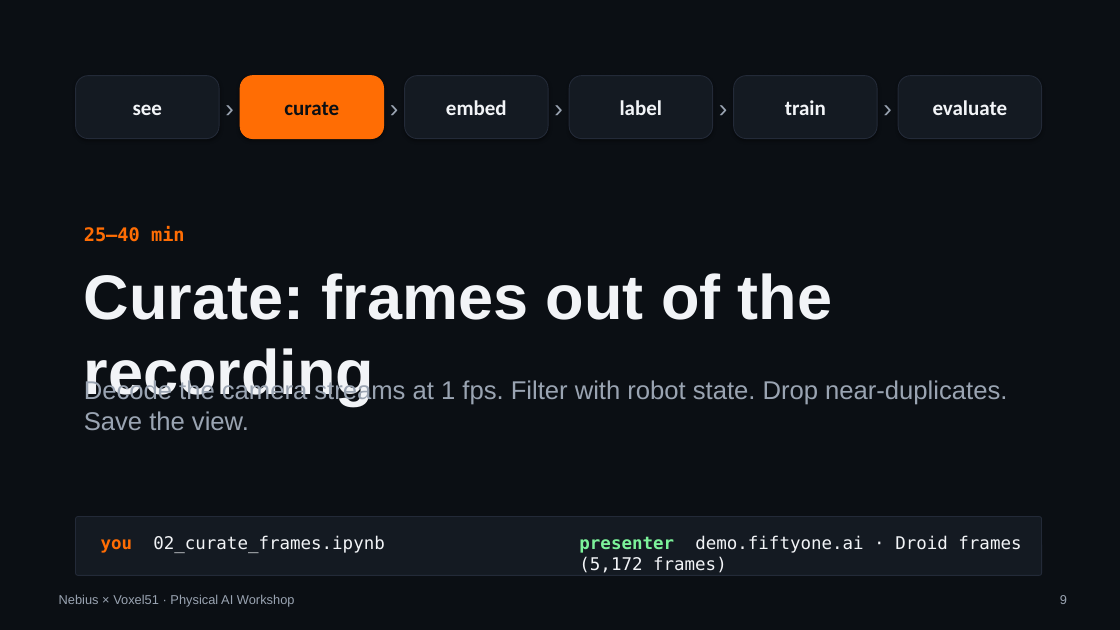
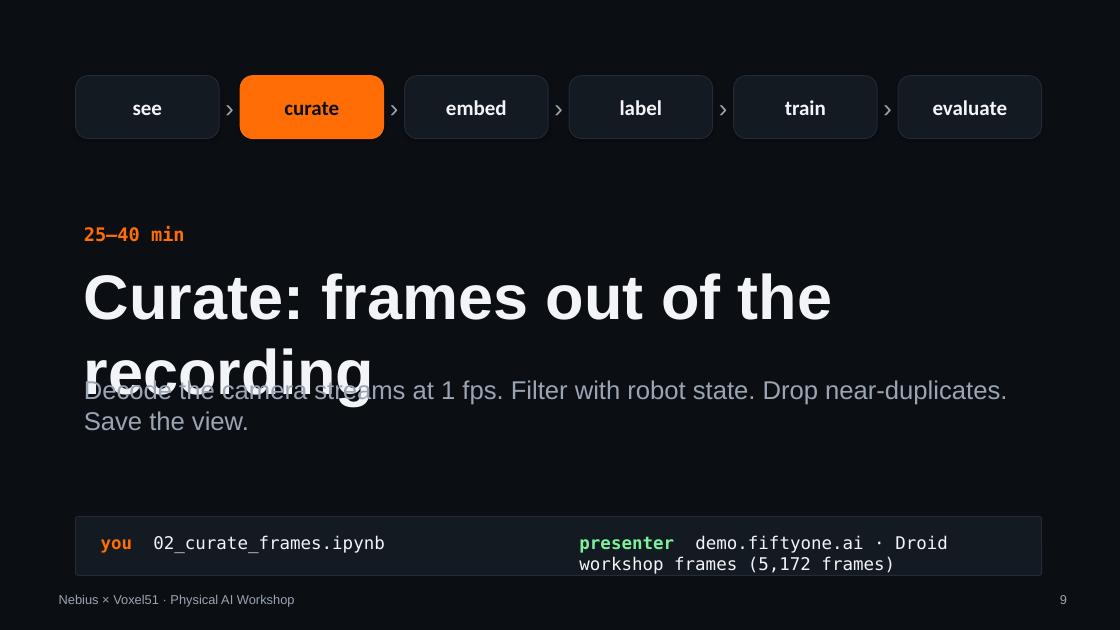
Before and after one commit to danielgural/physical-ai-workshop, a slide deck: slide 9 of slides/physical-ai-workshop-berlin.pptx. Drawn at 1120x630 pixels with LibreOffice and Linux fonts; fonts in the diff are those of the drawing. Boxes give left, top, right and bottom in pixels: in the first picture for what was removed or moved away, otherwise in the second. Text is boxed around its words. In the diff, an @@ line names an element or a change of style, - is before the commit and + after.

Commit message:
Demo staging as verified step-wise script; dataset names Droid workshop frames/episodes

```diff
--- a/slides/physical-ai-workshop-berlin.pptx
+++ b/slides/physical-ai-workshop-berlin.pptx
@@ text at (579, 536, 948, 574): text changed @@
-presenter demo.fiftyone.ai · Droid frames (5,172 frames)
+presenter demo.fiftyone.ai · Droid workshop frames (5,172 frames)
```
Also in this commit, not shown: 7 other files.
